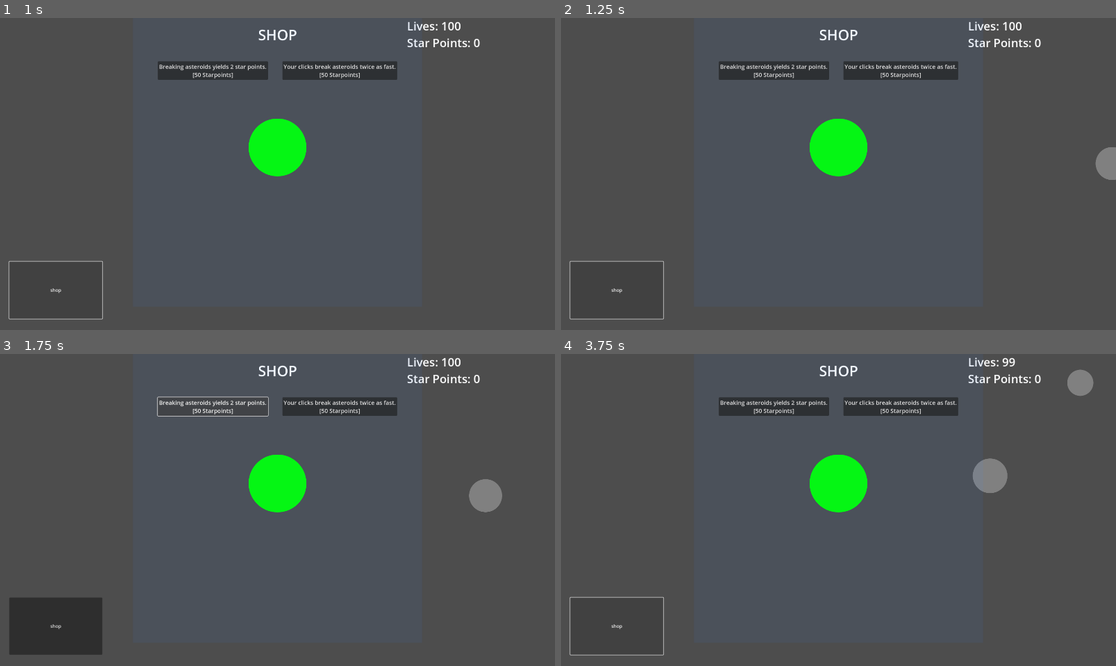
Above: before the commit, frames 1-4 (two rows, left to right).
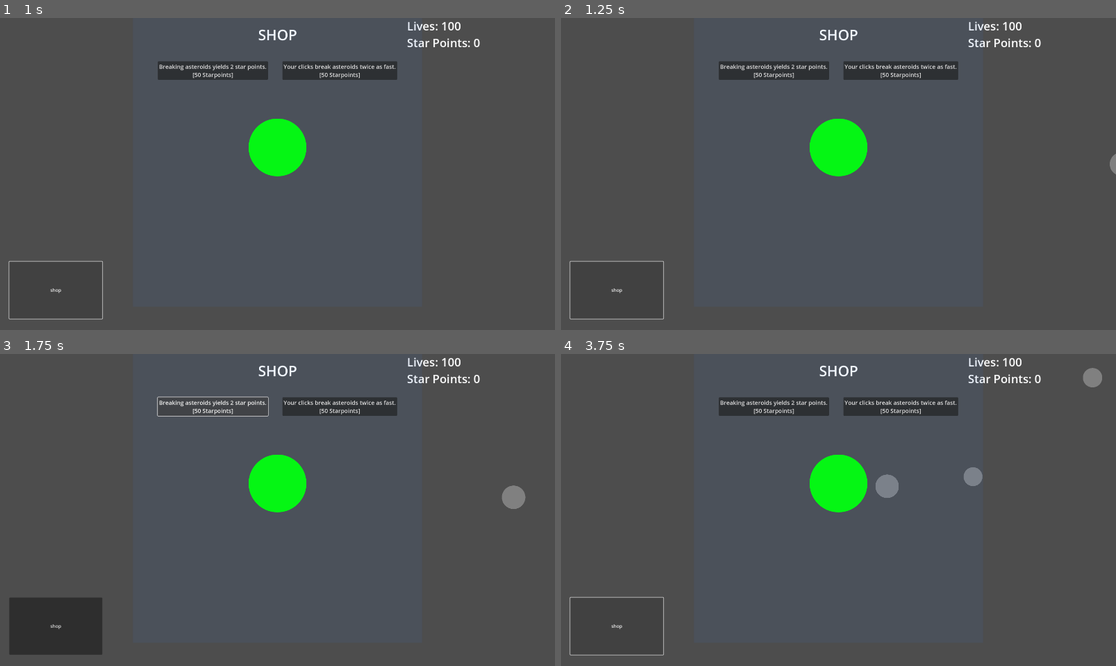
Above: after the commit, the same moments.

Repository: Paracosms/uni-jam
Game: Godot game, scene res://scenes/main.tscn
The game is run twice, just before and just after one commit, with the same random seed, the same clock (stepped at 60 frames per second) and the same inputs.
Inputs:
- Up to frame 1 (1 s): click "shop" at 0.5 s
- Up to frame 2 (1.25 s): no input
- Up to frame 3 (1.75 s): click "Breaking asteroids yields 2 s…" at 1.25 s
- Up to frame 4 (3.75 s): click "Your clicks break asteroids t…" at 2 s; click "shop" at 2.75 s; click "shop" at 3.5 s

Frame 1 is identical in both runs. In frame 2, 0.3% of the frame differs, in the area x 96-100%, y 41-52%; in frame 3, 0.7%; in frame 4, 1.2%, in the area x 56-98%, y 1-47%.

Commit message:
Balance asteroid spawning with difficulty scaling
Asteroid spawning logic now adjusts scale, speed, and health based on a difficulty variable. Asteroids have a health property and clicking them reduces health by Globals.clickDamage. Meteor shower logic temporarily lowers difficulty for the event. Minor cleanup and debug print updates included.

Diff:
--- a/scripts/asteroid.gd
+++ b/scripts/asteroid.gd
@@ -2,7 +2,9 @@
 
 
 @export var speed: float = 350.0
+@export var health: int = 1
 var earth: Node2D = null
+
 
 func _physics_process(delta):
 	if not earth:
@@ -16,12 +18,21 @@
 	# This might be made more efficient idk
 	var collision = move_and_collide(movement)
 	if collision and collision.get_collider().is_in_group("earth"): # Earth -> StaticBody2D is now in "earth" group
-		print("Hit Earth") # Debug, remove later if you want andrew
+		#print("Hit Earth") # Debug, remove later if you want andrew
 		Globals.lives -= 1
 		queue_free() # Destroys object
 
+func _process(_delta):
+	# Kill asteroids if they are dead # wow that sounds stupid
+	if health <= 0:
+		queue_free()
+
+		print("Asteroid Broken")
+
+
 func _on_click_area_input_event(_viewport: Node, event: InputEvent, _shape_idx: int) -> void:
 	if event is InputEventMouseButton and event.pressed and event.button_index == MOUSE_BUTTON_LEFT:
-		print("Asteroid clicked!")
-		Globals.starPoints += 1 * Globals.yieldMultiplier
-		queue_free()
+		Globals.starPoints += 1 * int(Globals.yieldMultiplier)
+
+		health -= Globals.clickDamage
+		print("Health is now " + str(health) + ", you did " + str(Globals.clickDamage) + " damage")
--- a/scripts/main.gd
+++ b/scripts/main.gd
@@ -5,6 +5,9 @@
 
 var shopOpened : bool = false
 
+# Core Difficulty (0 - Easy, 1 - Hard)
+@export var difficulty = 0.5
+var scaled_difficulty = pow(difficulty, 1) # I feel like the 0-1 was too easy
 
 var spawn_timer := Timer.new()
 
@@ -52,28 +55,50 @@
 func spawn_asteroid():
 	var asteroid = asteroid_scene.instantiate()
 
-	# Asteroid spawning logic
+	# Asteroid spawning location
 	asteroid.global_position = get_offscreen_position() # Location off-screen
-	asteroid.speed = randf_range(100,500) # Random speed
-	asteroid.scale = Vector2.ONE * randf_range(0.5,1.7)
+
+	### ASTEROID BALANCING BASED ON DIFFICULTY ###
+
+	# Scale of Asteroid based on difficulty
+	var scale_min = 0.7 - scaled_difficulty * 0.3
+	var scale_max = 1.2 - scaled_difficulty * 0.2
+	asteroid.scale = Vector2.ONE * randf_range(scale_min, scale_max)
+
+	# Scale of Asteroid based on difficulty
+	var speed_min = 100 + scaled_difficulty * 50
+	var speed_max = 250 + scaled_difficulty * 250
+	asteroid.speed = randf_range(speed_min, speed_max)
+
+	# Scale of Asteroid based on difficulty and size (Bigger = more health)
+	var size_factor = asteroid.scale.x
+	var base_health = lerp(1.0, 7.0, scaled_difficulty)
+	asteroid.health = clamp(round(base_health * size_factor), 1, 5)
+
+	### END SPAWN LOGIC ###
 
 	# Thank you stack overflow for whatever this means
 	var earth_node = get_node("Earth")
 	asteroid.earth = earth_node
-
 	add_child(asteroid)
+	print("Asteroid spawned with " + str(snapped(asteroid.scale.x, 0.01)) + " scale, "
+									+ str(round(asteroid.speed)) + " speed, and "
+									+ str(asteroid.health) + " health at difficulty: " + str(snapped(difficulty, 0.01)))
 
 func tryMeteorShower():
 	# Multiply this number by 10 to get expected number of seconds inbetween meteor shower
-	var chance = randi() % 26
+	var chance = randi() % 6
 
 	if chance == 1:
 		print("\n\nMeteor Shower!\n\n")
 		spawn_timer.paused = true
 		meteorShower_timer.paused = true
+		var old = difficulty
+		difficulty = 0.1
 		for n in range(11): # n = number of asteroids minus 1
 			spawn_asteroid()
 			await get_tree().create_timer(0.2).timeout # Wait for 0.2 seconds
+		difficulty = old
 		spawn_timer.paused = false
 		meteorShower_timer.paused = false
 	else:
Not shown: 1 places in scenes/shop.tscn that only renumber resources
